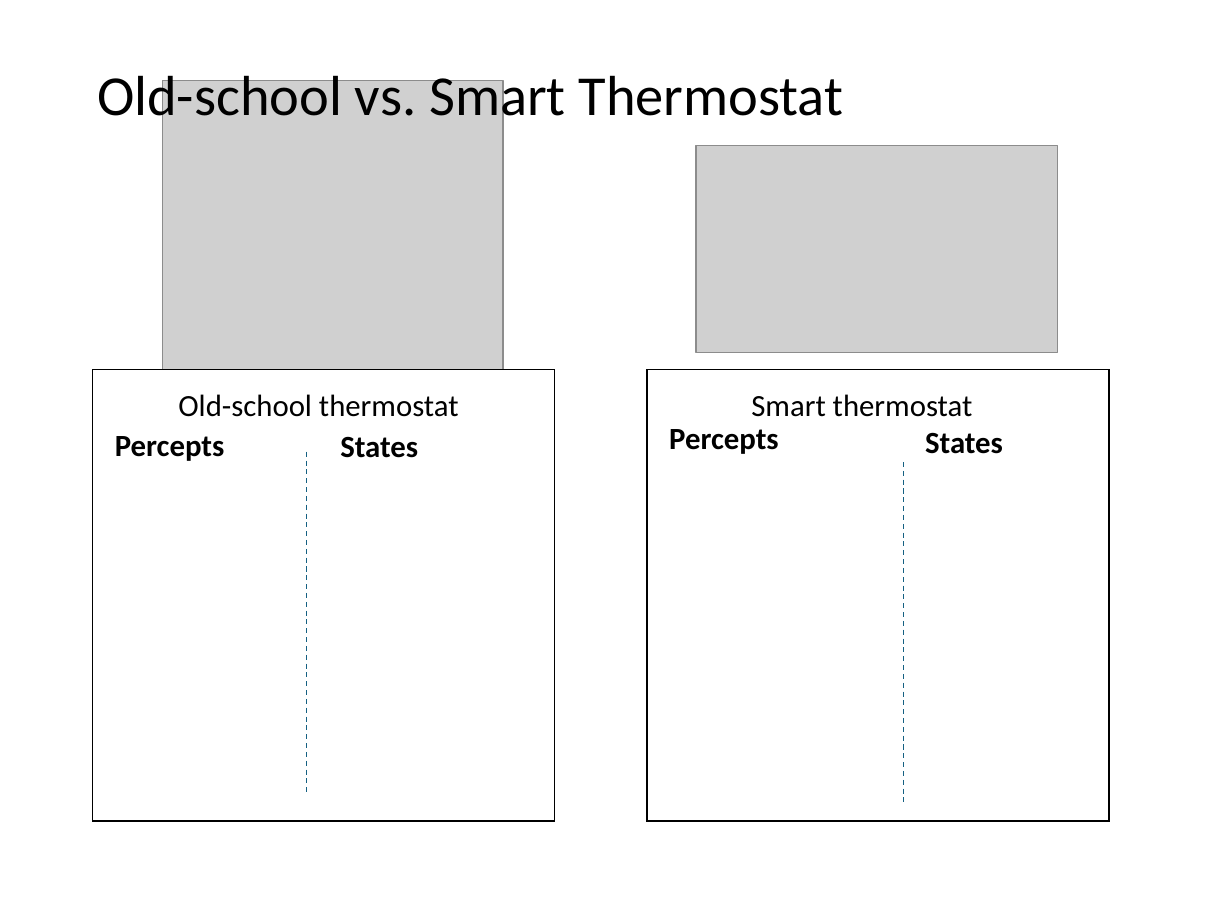
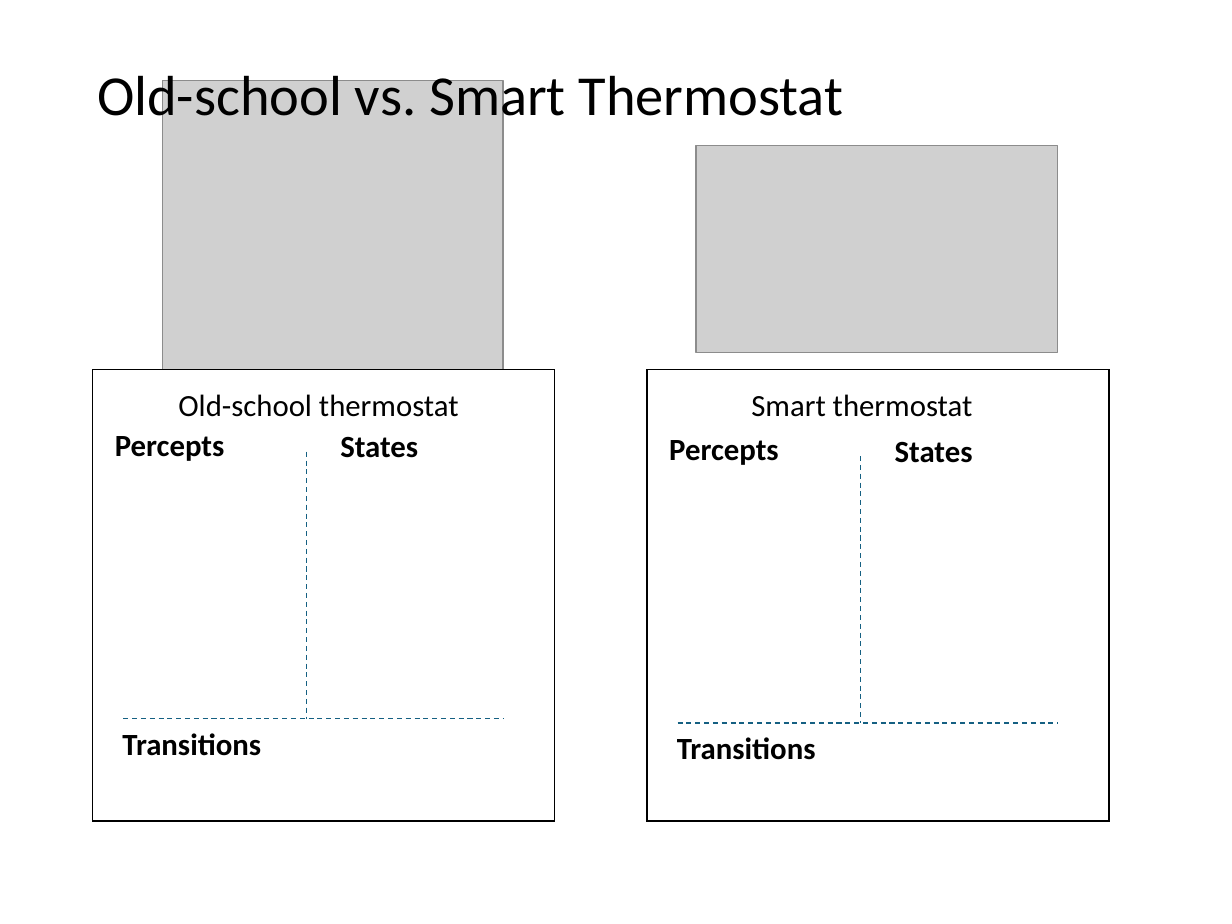
Before and after one commit to mhahsler/CS7320-AI, a slide deck: slide 27 of slides/02_agents.pptx. Drawn at 1232x924 pixels with LibreOffice and Linux fonts; fonts in the diff are those of the drawing; grey boxes stand for pictures. Boxes give left, top, right and bottom in pixels: in the first picture for what was removed or moved away, otherwise in the second. Text is boxed around its words. In the diff, an @@ line names an element or a change of style, - is before the commit and + after.

```diff
--- a/slides/02_agents.pptx
+++ b/slides/02_agents.pptx
@@ text "Percepts": place and size @@
-text "Percepts" at (669,429,779,454)
+text "Percepts" at (669,440,779,465)
@@ text "States": place and size @@
-text "States" at (925,432,1003,454)
+text "States" at (895,441,973,463)
@@ line moved from (307, 452) - (307, 792) to (307, 452) - (307, 718) @@
@@ line moved from (903, 462) - (903, 802) to (861, 456) - (861, 723) @@
@@ line added from (123, 718) to (503, 718), #156082 0.75 pt dashed @@
@@ text added at (122,733,261,756), 18 pt, text #000000, bold @@
+Transitions
@@ text added at (677,737,816,760), 18 pt, text #000000, bold @@
+Transitions
@@ line added from (678, 723) to (1057, 723), #156082 0.75 pt dashed @@
```
Also in this commit, not shown: 9 other slides changed, 2 slides added, 2 other files.
